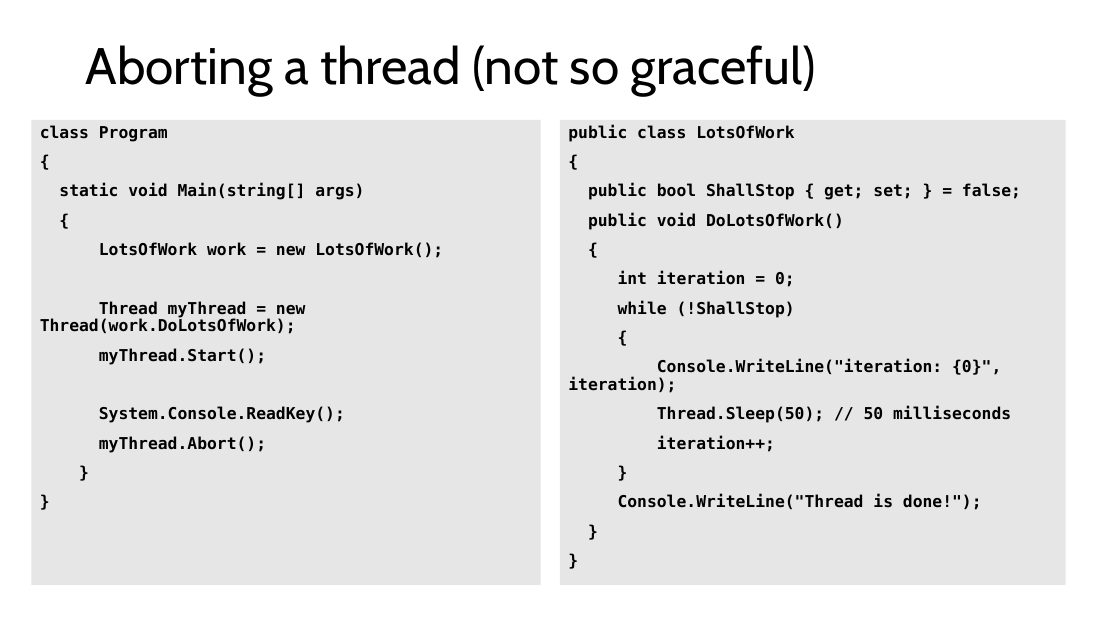
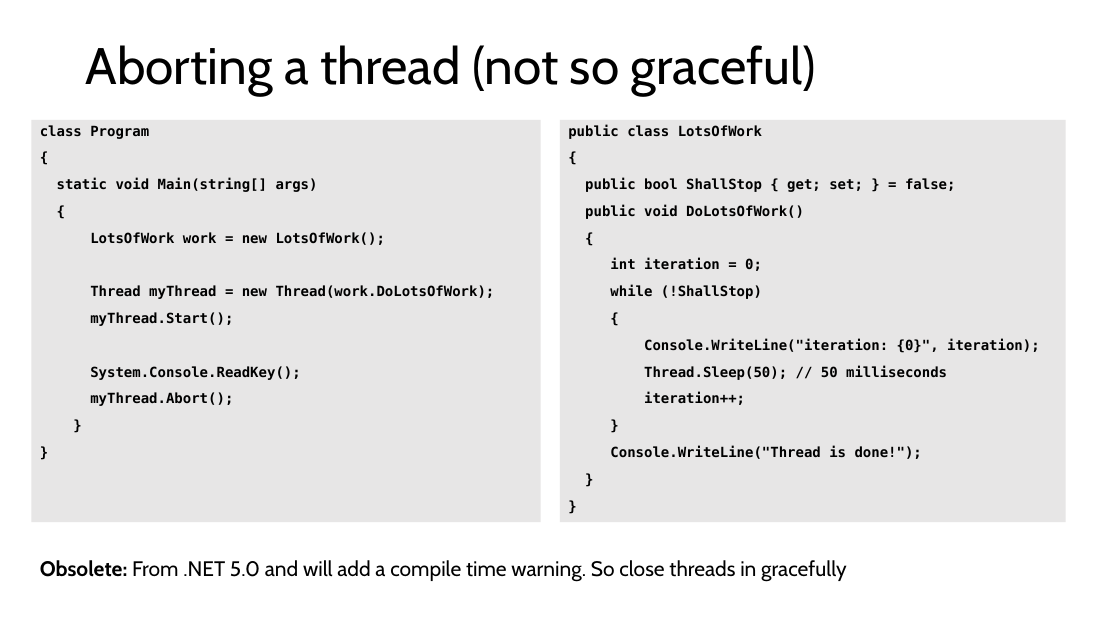
Before and after one commit to codesmurf/st3its3_teaching, a slide deck: slide 22 of 05 Parallel programming/Threading and Windows Forms.pptx. Drawn at 1120x630 pixels with LibreOffice and Linux fonts; fonts in the diff are those of the drawing. Boxes give left, top, right and bottom in pixels: in the first picture for what was removed or moved away, otherwise in the second. Text is boxed around its words. In the diff, an @@ line names an element or a change of style, - is before the commit and + after.

```diff
--- a/05 Parallel programming/Threading and Windows Forms.pptx
+++ b/05 Parallel programming/Threading and Windows Forms.pptx
@@ text "class Program": place and size @@
-text "class Program" at (31, 120, 540, 586)
+text "class Program" at (31, 120, 540, 523)
@@ text "class Program" at (31, 120, 540, 523): size 14 to 12 pt @@
@@ rectangle "public class LotsOfWork" at (560, 120, 1066, 523): size 14 to 12 pt @@
@@ rectangle "public class LotsOfWork": place and size @@
-rectangle "public class LotsOfWork" at (560, 120, 1066, 586)
+rectangle "public class LotsOfWork" at (560, 120, 1066, 523)
@@ text added at (40, 560, 847, 582), 18 pt, text #000000 @@
+Obsolete: From .NET 5.0 and will add a compile time warning. So close threads in gracefully
```
Also in this commit, not shown: 6 other slides changed, 3 other files.
